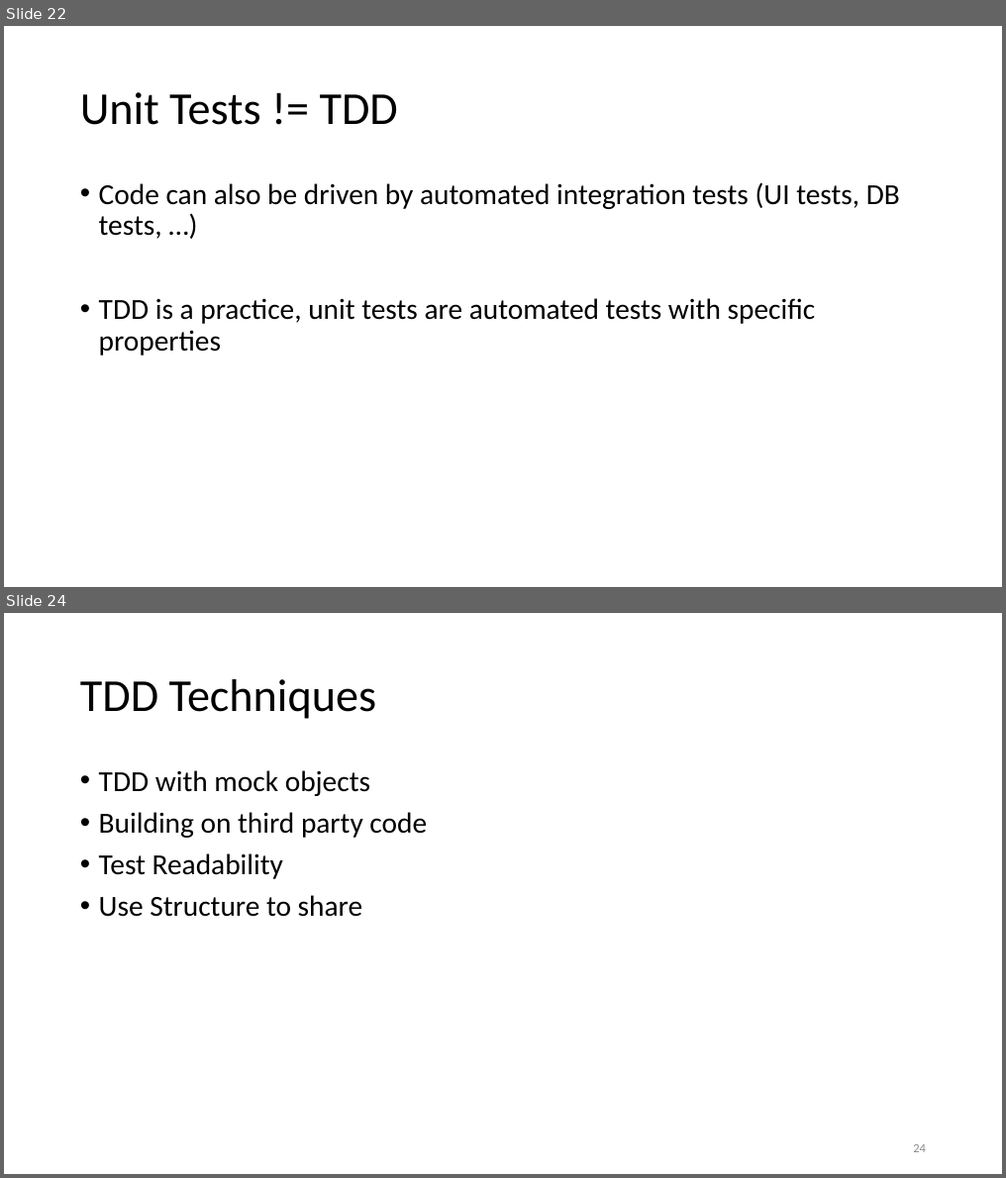
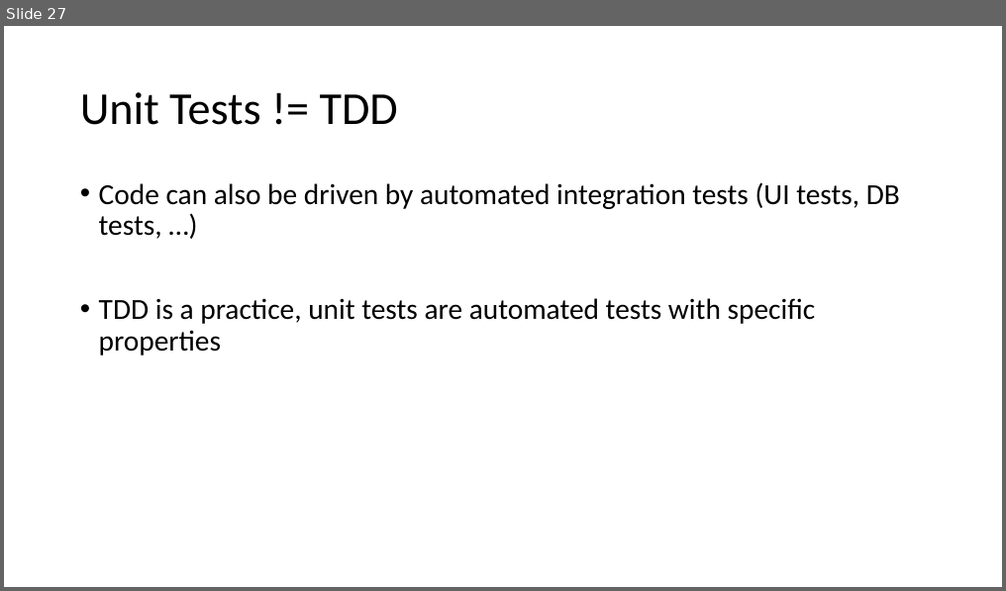
Before and after one commit to SunilPrasad/GithubRepo, a slide deck: TDDExamples/Persentation/TDD.pptx. Shown one above the other, each under a label of ours: slides 22 and 24 before the commit, slide 27 after it; the slides between them are not shown. The pictures are 1006x1178 and 1006x591 pixels, drawn with LibreOffice and Linux fonts; fonts in the diff are those of the drawing. Boxes give left, top, right and bottom in pixels: in the first picture for what was removed or moved away, otherwise in the second. Text is boxed around its words. In the diff, an @@ line names an element or a change of style, - is before the commit and + after.

```diff
--- a/TDDExamples/Persentation/TDD.pptx
+++ b/TDDExamples/Persentation/TDD.pptx
@@ slide 24 removed at (x1=4, y1=613, x2=1002, y2=1174), background #FFFFFF @@
@@ title removed at (x1=80, y1=679, x2=376, y2=719) @@
-TDD Techniques
@@ text removed at (x1=99, y1=770, x2=427, y2=917) @@
-• TDD with mock objects
-• Building on third party code
-• Test Readability
-• Use Structure to share
@@ page number removed at (x1=913, y1=1145, x2=926, y2=1153) @@
-24
@@ what was slide 22 is now slide 27 @@
```
Also in this commit, not shown: 4 slides changed, 4 slides added, 11 other slides removed.
